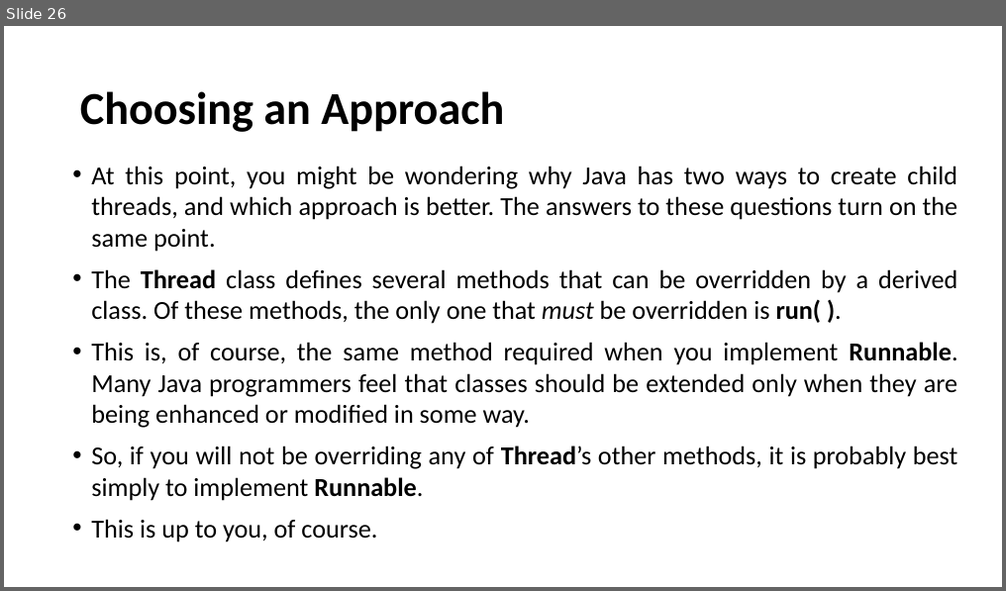
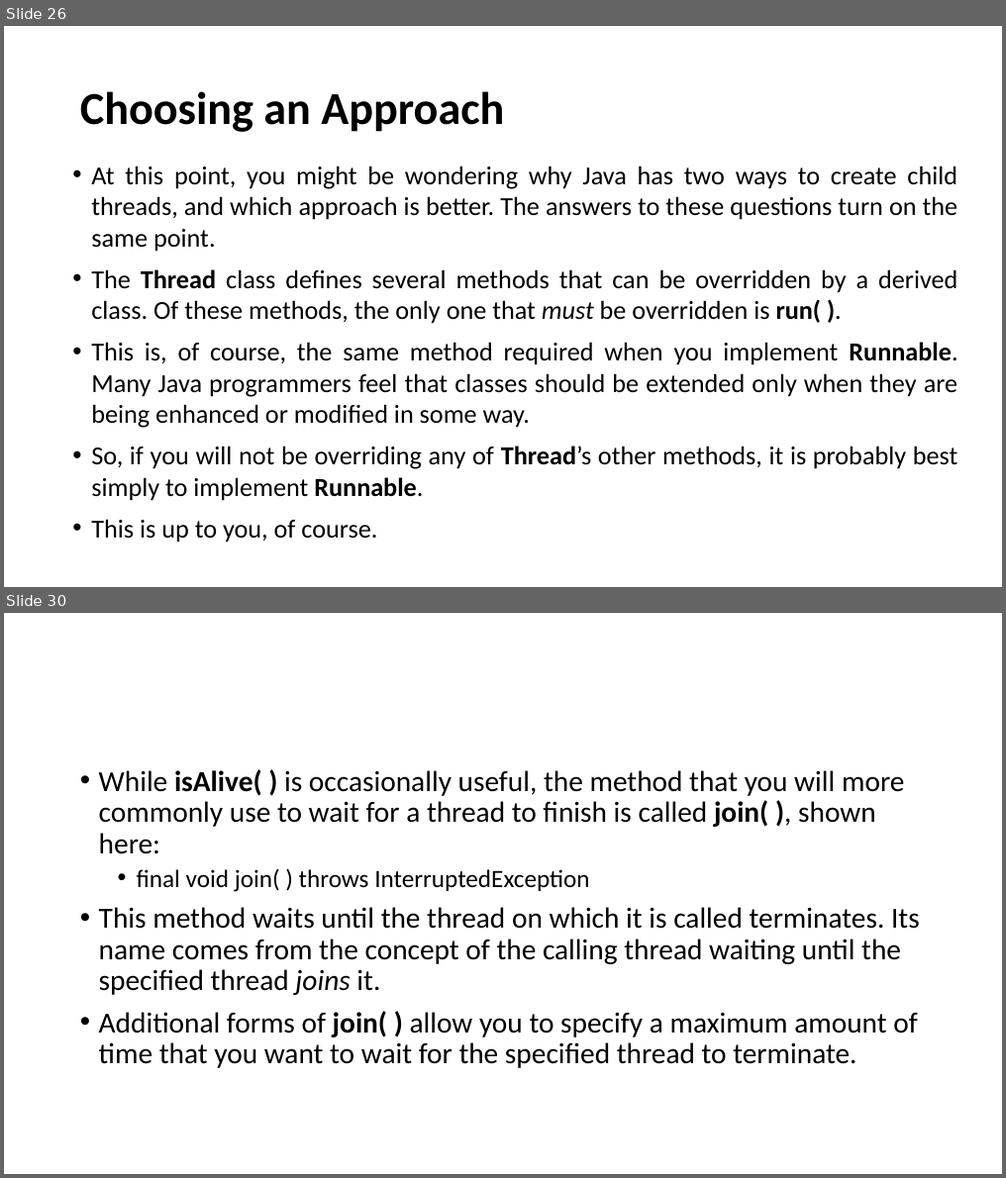
Before and after one commit to Praju-11/Java_Arctic, a slide deck: Multithreading.pptx. Shown one above the other, each under a label of ours: slide 26 before the commit, slides 26 and 30 after it; the slides between them are not shown. The pictures are 1006x591 and 1006x1178 pixels, drawn with LibreOffice and Linux fonts; fonts in the diff are those of the drawing. Boxes give left, top, right and bottom in pixels: in the first picture for what was removed or moved away, otherwise in the second. Text is boxed around its words. In the diff, an @@ line names an element or a change of style, - is before the commit and + after.

```diff
--- a/Multithreading.pptx
+++ b/Multithreading.pptx
@@ slide 30 added at box(4, 613, 1002, 1174), background #FFFFFF @@
@@ text added at box(99, 769, 920, 1068), 28 pt, text #000000 @@
+• While isAlive( ) is occasionally useful, the method that you will more commonly use to wait for a thread to finish is called join( ), shown here:
+  • final void join( ) throws InterruptedException
+• This method waits until the thread on which it is called terminates. Its name comes from the concept of the calling thread waiting until the specified thread joins it.
+• Additional forms of join( ) allow you to specify a maximum amount of time that you want to wait for the specified thread to terminate.
```
Also in this commit, not shown: 10 other slides added.
